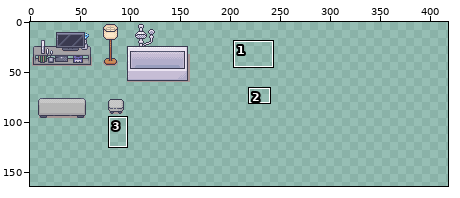
Edited in one commit: sprite sheet (tiles/Furniture.png). The picture above shows the old version from afar; the outline marks the close-up.
Close-up. The starting point:
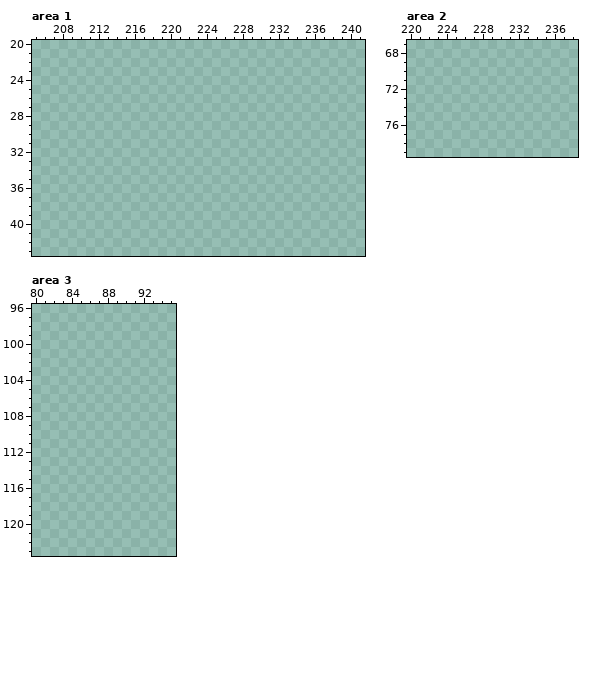
The file is 512x512 pixels. Colours within 5 levels of each other are drawn and written as one. Shown: area 1: x 205..241, y 20..43; area 2: x 220..238, y 67..79; area 3: x 80..95, y 96..123. The wide view leaves out empty margins. The commit also changed other parts of the picture, which this record leaves out.
Now the later version:
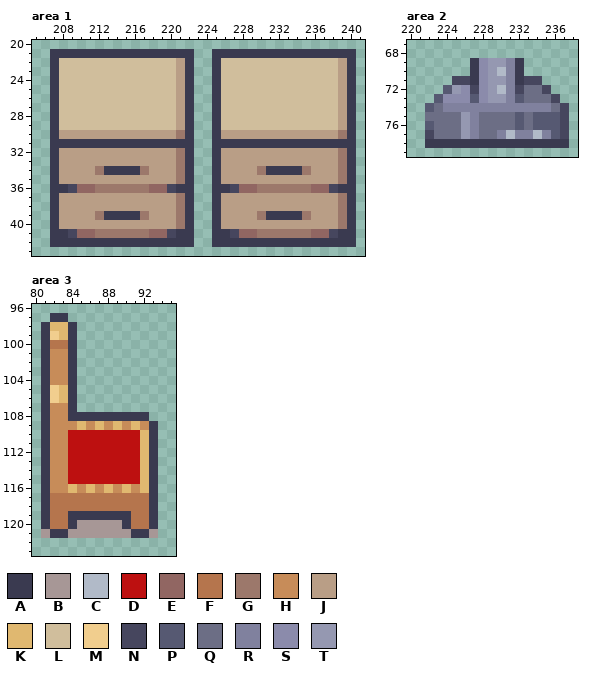
Palette (. is transparent): A #3a3a50  B #a79796  C #b1bac8  D #bd1010  E #916662  F #b5754d  G #9c786b  H #c78c59  J #b99e86  K #e0b870  L #d0be9c  M #f1ce8e  N #46465e  P #565972  Q #6c6e85  R #80819e  S #8b8bab  T #9598b1
From old to new:
Area 1:
y 21: x 207..222 ................ -> AAAAAAAAAAAAAAAA; x 225..240 ................ -> AAAAAAAAAAAAAAAA
y 22..29: x 207..222 ................ -> ALLLLLLLLLLLLLJA; x 225..240 ................ -> ALLLLLLLLLLLLLJA
y 30: x 207..222 ................ -> AJJJJJJJJJJJJJGA; x 225..240 ................ -> AJJJJJJJJJJJJJGA
y 31: x 207..222 ................ -> AAAAAAAAAAAAAAAA; x 225..240 ................ -> AAAAAAAAAAAAAAAA
y 32..33: x 207..222 ................ -> AJJJJJJJJJJJJJGA; x 225..240 ................ -> AJJJJJJJJJJJJJGA
y 34: x 207..222 ................ -> AJJJJGAAAAGJJJGA; x 225..240 ................ -> AJJJJGAAAAGJJJGA
y 35: x 207..222 ................ -> AJJJJJJJJJJJJJGA; x 225..240 ................ -> AJJJJJJJJJJJJJGA
y 36: x 207..222 ................ -> AANEEGGGGGGEENAA; x 225..240 ................ -> AANEEGGGGGGEENAA
y 37..38: x 207..222 ................ -> AJJJJJJJJJJJJJGA; x 225..240 ................ -> AJJJJJJJJJJJJJGA
y 39: x 207..222 ................ -> AJJJJGAAAAGJJJGA; x 225..240 ................ -> AJJJJGAAAAGJJJGA
y 40: x 207..222 ................ -> AJJJJJJJJJJJJJGA; x 225..240 ................ -> AJJJJJJJJJJJJJGA
y 41: x 207..222 ................ -> AANEEGGGGGGEENAA; x 225..240 ................ -> AANEEGGGGGGEENAA
y 42: x 207..222 ................ -> AAAAAAAAAAAAAAAA; x 225..240 ................ -> AAAAAAAAAAAAAAAA
Area 2:
y 69: x 227..232 ...... -> ASTTRA
y 70: x 227..232 ...... -> ASTCRA
y 71: x 225..234 .......... -> NNASTTRANN
y 72: x 224..235 ............ -> PTSNSTCRNQQN
y 73: x 223..236 .............. -> PSSSPSTTRPQQQN
y 74: x 222..237 ................ -> PQRRRRRRRRRRRRQN
y 75: x 222..237 ................ -> QQQQTRQQQQPQPPPN
y 76: x 222..237 ................ -> PQQQTRQQQQPQPPPN
y 77: x 222..237 ................ -> NQQQTRQQRCRRCRPN
y 78: x 222..237 ................ -> AAAAAAAAAAAAAAAA
Area 3:
y 97: x 82..83 .. -> AA
y 98: x 81..84 .... -> AKKA
y 99: x 81..84 .... -> AMKA
y 100: x 81..84 .... -> AFFA
y 101..104: x 81..84 .... -> AHHA
y 105..106: x 81..84 .... -> AMKA
y 107: x 81..84 .... -> AHHA
y 108: x 81..92 ............ -> AHHAAAAAAAAA
y 109: x 81..93 ............. -> AHHHKHKHKHKHA
y 110..115: x 81..93 ............. -> AHHDDDDDDDDKA
y 116: x 81..93 ............. -> AHHKHKHKHKHKA
y 117..118: x 81..93 ............. -> AFFFFFFFFFFFA
y 119: x 81..93 ............. -> AFFAAAAAAAFFA
y 120: x 81..93 ............. -> AFFABBBBBAFFA
y 121: x 81..93 ............. -> BAABBBBBBBAAB
Where, in picture pixels (left, top, right, bottom), the same in both close-ups:
added: (50, 49, 356, 247)
added: (425, 58, 569, 148)
added: (41, 313, 158, 538)
